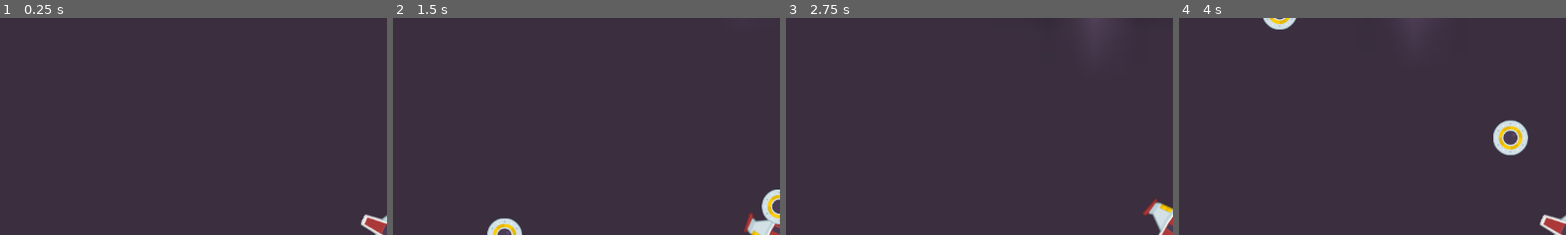
Above: before the commit, frames 1-4 (left to right).
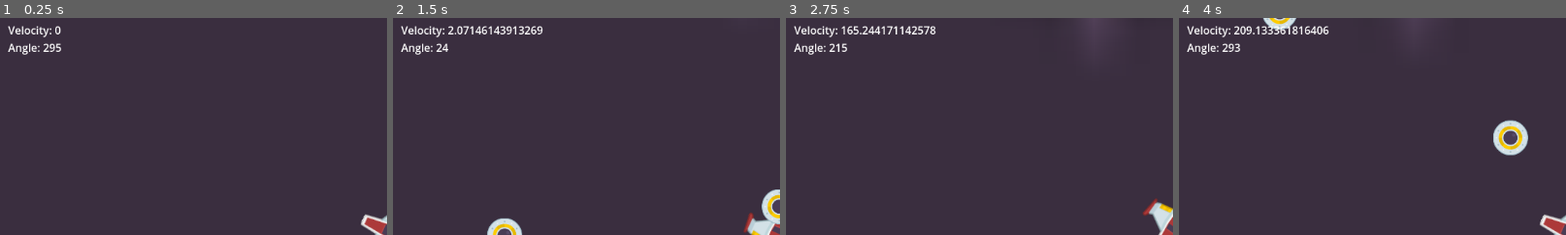
Above: after the commit, the same moments.

Repository: game-dev-besties/chicken-game
Game: Godot game, scene res://scenes/game.tscn
Two runs of this game, one before a commit and one after it. Both use one fixed random seed, a clock stepped at 60 frames per second and the inputs below.
Inputs (mouse positions are % of the whole screen's width and height, from its top left):
- Up to frame 1 (0.25 s): no input
- Up to frame 2 (1.5 s): move the mouse to (72, 45) at 0.52 s; click (72, 45) at 0.6 s; move the mouse to (30, 55) at 1.27 s; click (30, 55) at 1.35 s
- Up to frame 3 (2.75 s): move the mouse to (60, 28) at 2.02 s; click (60, 28) at 2.1 s
- Up to frame 4 (4 s): move the mouse to (45, 70) at 2.77 s; click (45, 70) at 2.85 s; move the mouse to (80, 65) at 3.52 s; click (80, 65) at 3.6 s
The pictures show only the part of the screen within x 0-50%, y 1-51%; the shares and areas given below are measured in that part.

The runs differ from the first frame. In frame 1, 0.6% of the frame differs, in the area x 2-16%, y 3-17%; in frame 2, 1.1%; in frame 3, 1.1%; in frame 4, 1.1%, in the area x 2-39%, y 3-17%.

Commit message:
finished HUD (Angle and Velocity display)

Diff:
--- a/scenes/hud.tscn
+++ b/scenes/hud.tscn
@@ -1,11 +1,12 @@
 [gd_scene load_steps=5 format=3 uid="uid://dx8h5i4yuqyw7"]
 
+[ext_resource type="Script" path="res://scripts/hud.gd" id="1_hr00s"]
 [ext_resource type="Texture2D" uid="uid://bttivwyp1ir5d" path="res://assets/healthbarUnder.png" id="1_rjp85"]
 [ext_resource type="Texture2D" uid="uid://cwoi5fwviwufo" path="res://assets/healthbarProgress.png" id="2_ddlxj"]
 [ext_resource type="Script" path="res://scripts/Oxygen.gd" id="3_m2phq"]
-[ext_resource type="Script" path="res://scripts/Stats.gd" id="4_08osk"]
 
 [node name="HUD" type="CanvasLayer"]
+script = ExtResource("1_hr00s")
 
 [node name="Oxygen2" type="TextureProgressBar" parent="."]
 anchors_preset = 1
@@ -29,6 +30,6 @@
 offset_top = 15.0
 offset_right = 55.0
 offset_bottom = 38.0
-script = ExtResource("4_08osk")
+metadata/_edit_use_anchors_ = true
 
 [connection signal="timeout" from="Oxygen2/Timer" to="Oxygen2" method="_on_timer_timeout"]
--- a/scripts/Stats.gd
+++ /dev/null
@@ -1 +0,0 @@
-extends Label
--- a/scripts/chicken.gd
+++ b/scripts/chicken.gd
@@ -1,4 +1,10 @@
+class_name Character
 extends CharacterBody2D
+
+@export var velo : float
+@export var angle : int
+
+
 @onready var main = get_tree().get_root().get_node("game")
 @onready var projectile = load("res://scenes/egg.tscn")
 
@@ -12,6 +18,7 @@
 var power = 0.0
 
 func _ready():
+	velo = 0
 	pass
 #Shoot Egg
 func _input(event):
@@ -44,3 +51,14 @@
 	if Input.is_action_just_released("click"):
 		velocity +=  dir * SPEED * delta
 	position += velocity * delta
+	velo = velocity.length()
+	var temp = rotation * 180 / PI
+	angle = int(temp) % 360
+	if angle < 0:
+		angle = 360 + angle
+
+func getVelo():
+	return velo
+
+func getAngle():
+	return angle;
--- /dev/null
+++ b/scripts/hud.gd
@@ -0,0 +1,7 @@
+extends CanvasLayer
+
+@onready var chicken = %Chicken
+@onready var stats = $Stats
+
+func _process(delta):
+	stats.text = "Velocity: " + str(chicken.getVelo()) + "\n" + "Angle: " + str(chicken.getAngle())
